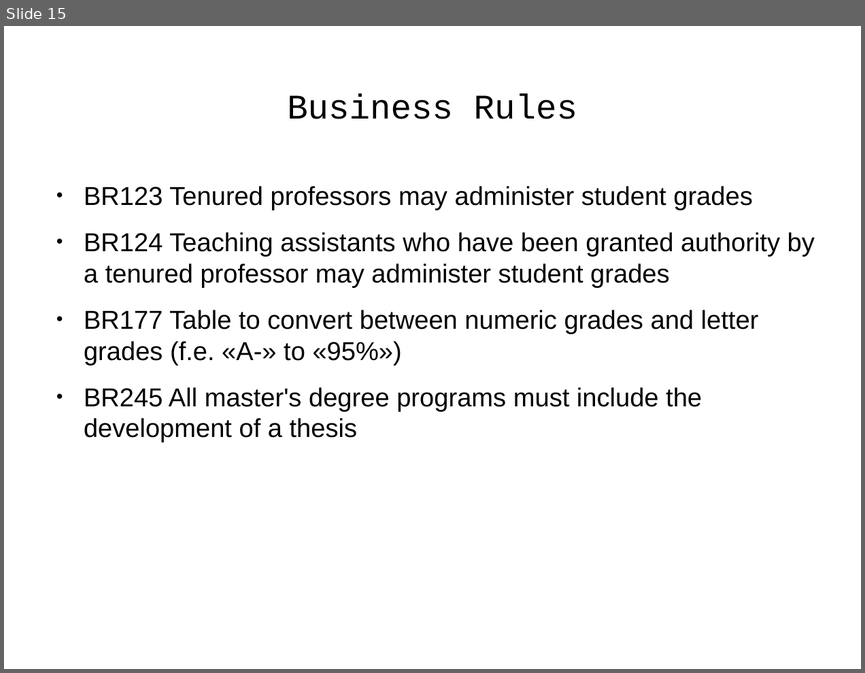
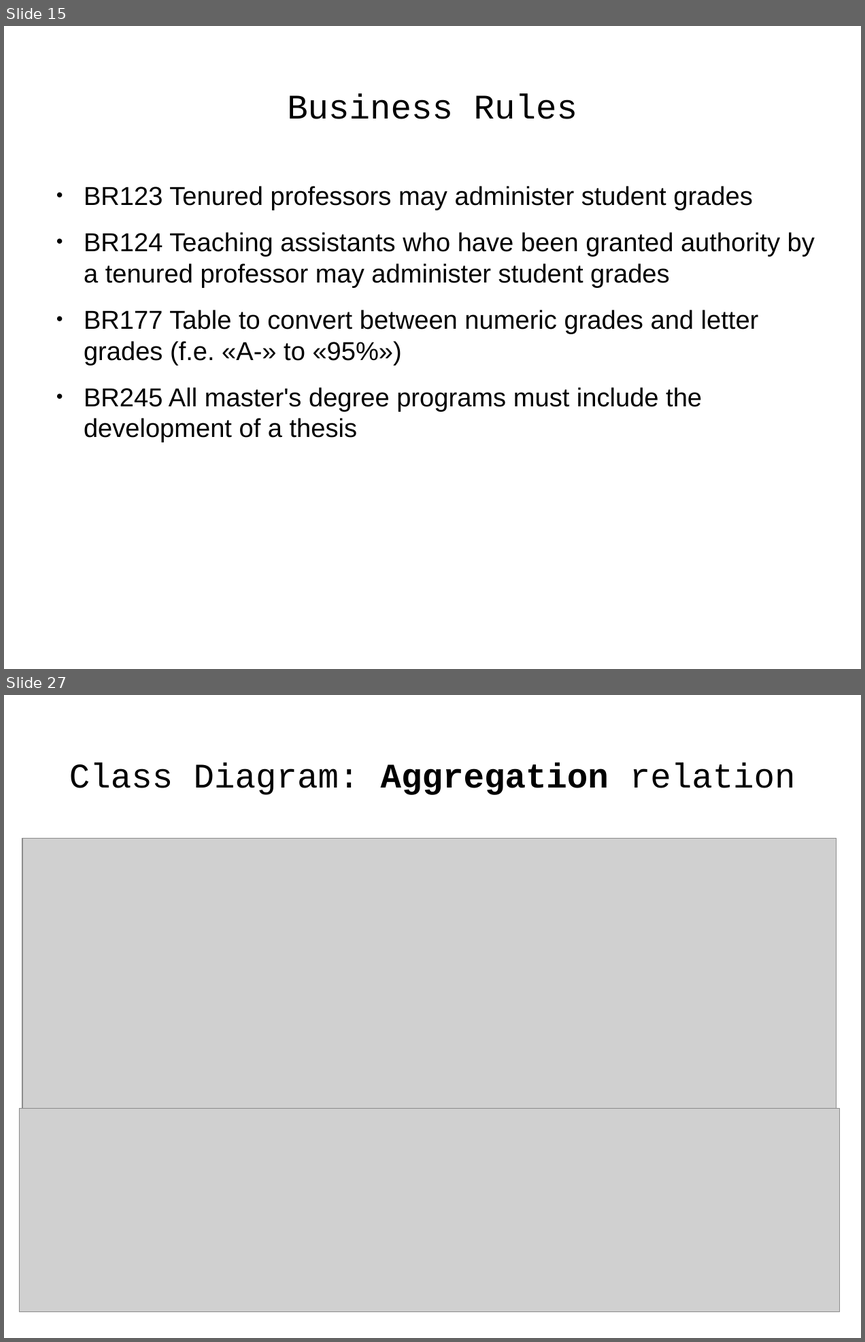
Before and after one commit to j-avdeev/EnterpriseSystemsDevelopment, a slide deck: Lec5 - UML/Enterprise System Development - lec day5 - UML.odp. Shown one above the other, each under a label of ours: slide 15 before the commit, slides 15 and 27 after it; the slides between them are not shown. The pictures are 865x673 and 865x1342 pixels, drawn with LibreOffice and Linux fonts; fonts in the diff are those of the drawing; grey boxes stand for pictures. Boxes give left, top, right and bottom in pixels: in the first picture for what was removed or moved away, otherwise in the second. Text is boxed around its words. In the diff, an @@ line names an element or a change of style, - is before the commit and + after.

```diff
--- a/Lec5 - UML/Enterprise System Development - lec day5 - UML.odp
+++ b/Lec5 - UML/Enterprise System Development - lec day5 - UML.odp
@@ slide 27 added at (4,695,861,1338), background #FFFFFF @@
@@ title added at (69,763,796,795), 32 pt, text #000000 @@
+Class Diagram: Aggregation relation
@@ picture added at (22,838,837,1117) @@
@@ picture added at (20,1108,840,1312) @@
```
Also in this commit, not shown: 14 other slides added, 16 other files.
